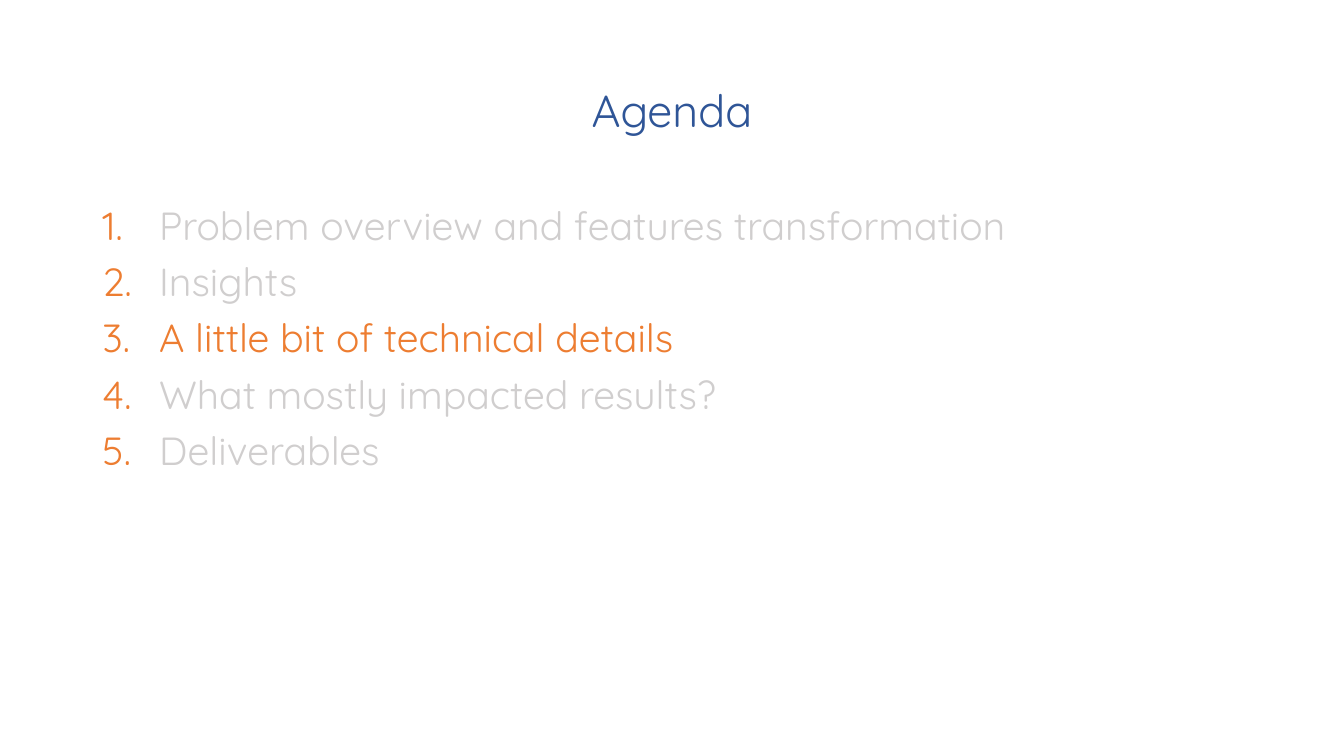
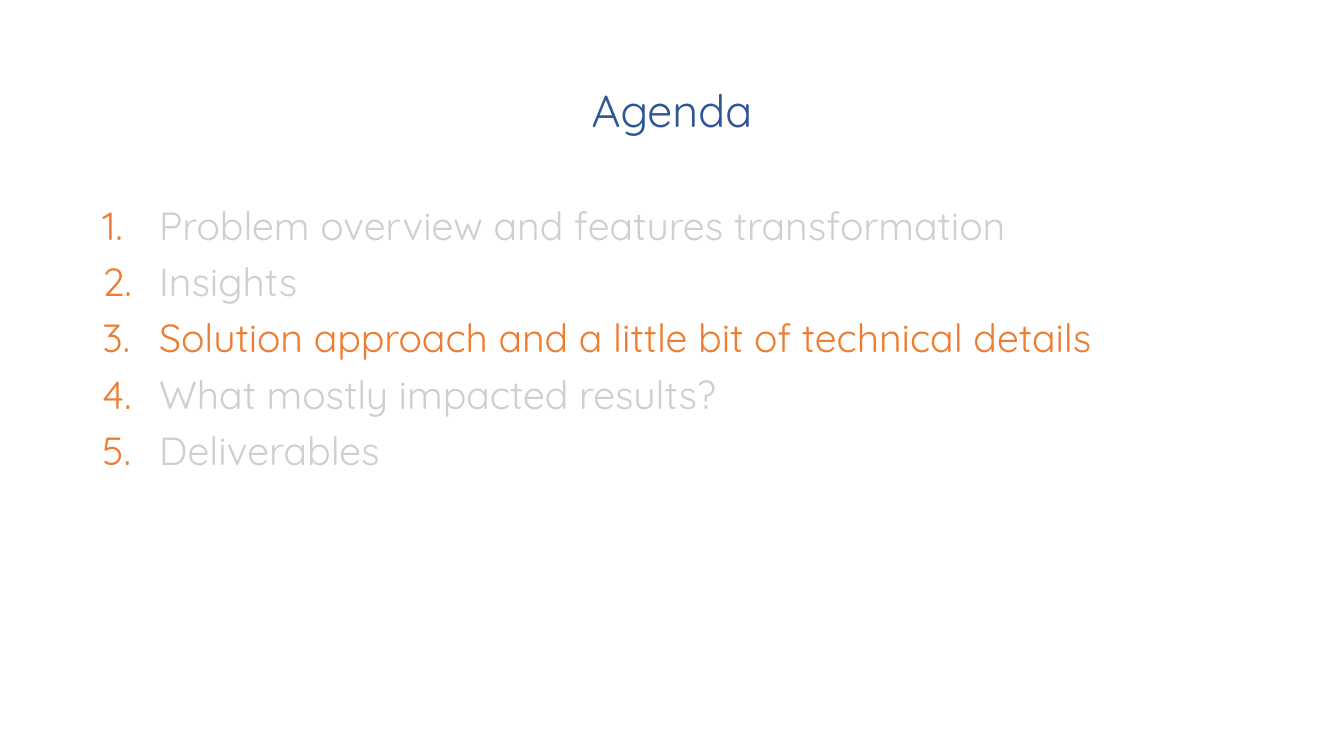
Before and after one commit to mjasieczko/new_offer_success_predictor, a slide deck: slide 17 of presentations/business/pnos_business_ppt.pptx. Drawn at 1344x756 pixels with LibreOffice and Linux fonts; fonts in the diff are those of the drawing. Boxes give left, top, right and bottom in pixels: in the first picture for what was removed or moved away, otherwise in the second. Text is boxed around its words. In the diff, an @@ line names an element or a change of style, - is before the commit and + after.

```diff
--- a/presentations/business/pnos_business_ppt.pptx
+++ b/presentations/business/pnos_business_ppt.pptx
@@ text at (x1=159, y1=323, x2=1091, y2=360): text changed @@
-3. A little bit of technical details
+3. Solution approach and a little bit of technical details
```
Also in this commit, not shown: 6 other slides changed, 2 slides added.
